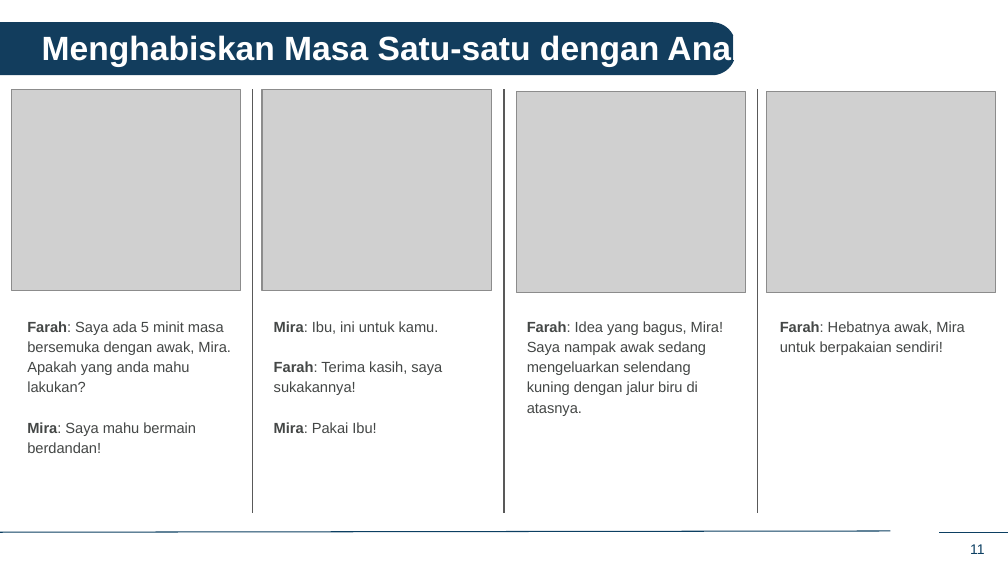
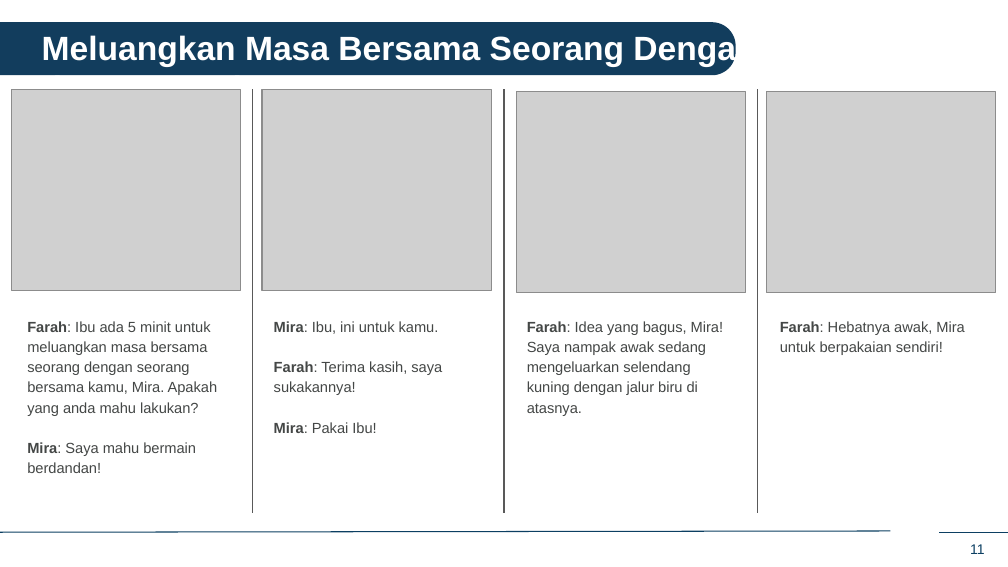
Before and after one commit to IDEMSInternational/plh-digital-content, a slide deck: slide 11 of translations/facilitator_app_malaysia/ms/ms_in_person_sessions.pptx. Drawn at 1008x567 pixels with LibreOffice and Linux fonts; fonts in the diff are those of the drawing; grey boxes stand for pictures; background and template pictures are left out. Boxes give left, top, right and bottom in pixels: in the first picture for what was removed or moved away, otherwise in the second. Text is boxed around its words. In the diff, an @@ line names an element or a change of style, - is before the commit and + after.

```diff
--- a/translations/facilitator_app_malaysia/ms/ms_in_person_sessions.pptx
+++ b/translations/facilitator_app_malaysia/ms/ms_in_person_sessions.pptx
@@ text at <box>42,33,756,107</box>: text changed @@
-Menghabiskan Masa Satu-satu dengan Anak Saya
+Meluangkan Masa Bersama Seorang Dengan Seorang dengan Anak Saya
@@ text at <box>27,321,218,416</box>: text changed @@
-Farah: Saya ada 5 minit masa bersemuka dengan awak, Mira. Apakah yang anda mahu lakukan?
+Farah: Ibu ada 5 minit untuk meluangkan masa bersama seorang dengan seorang bersama kamu, Mira. Apakah yang anda mahu lakukan?
```
Also in this commit, not shown: 6 other slides changed.
